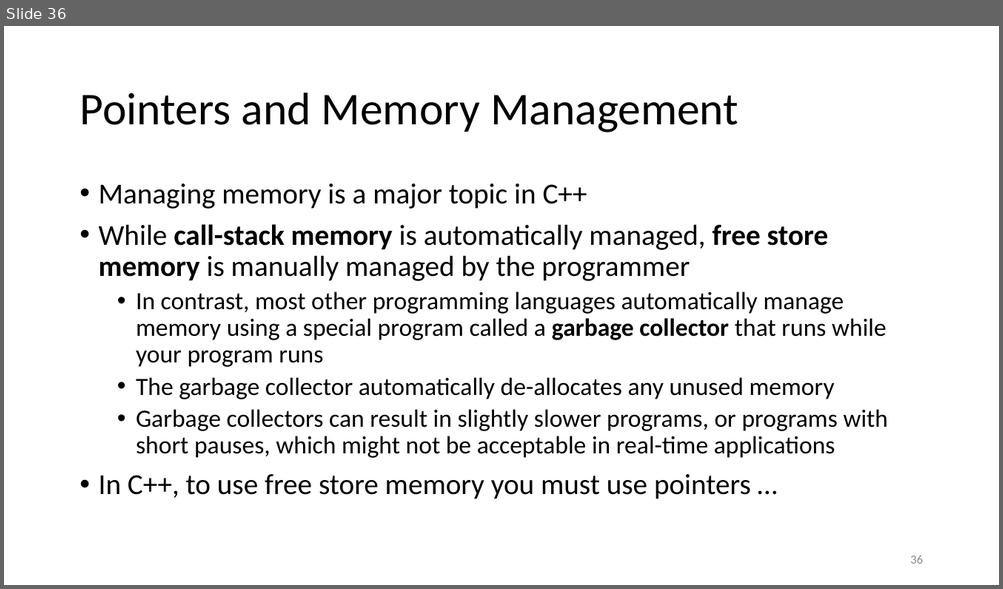
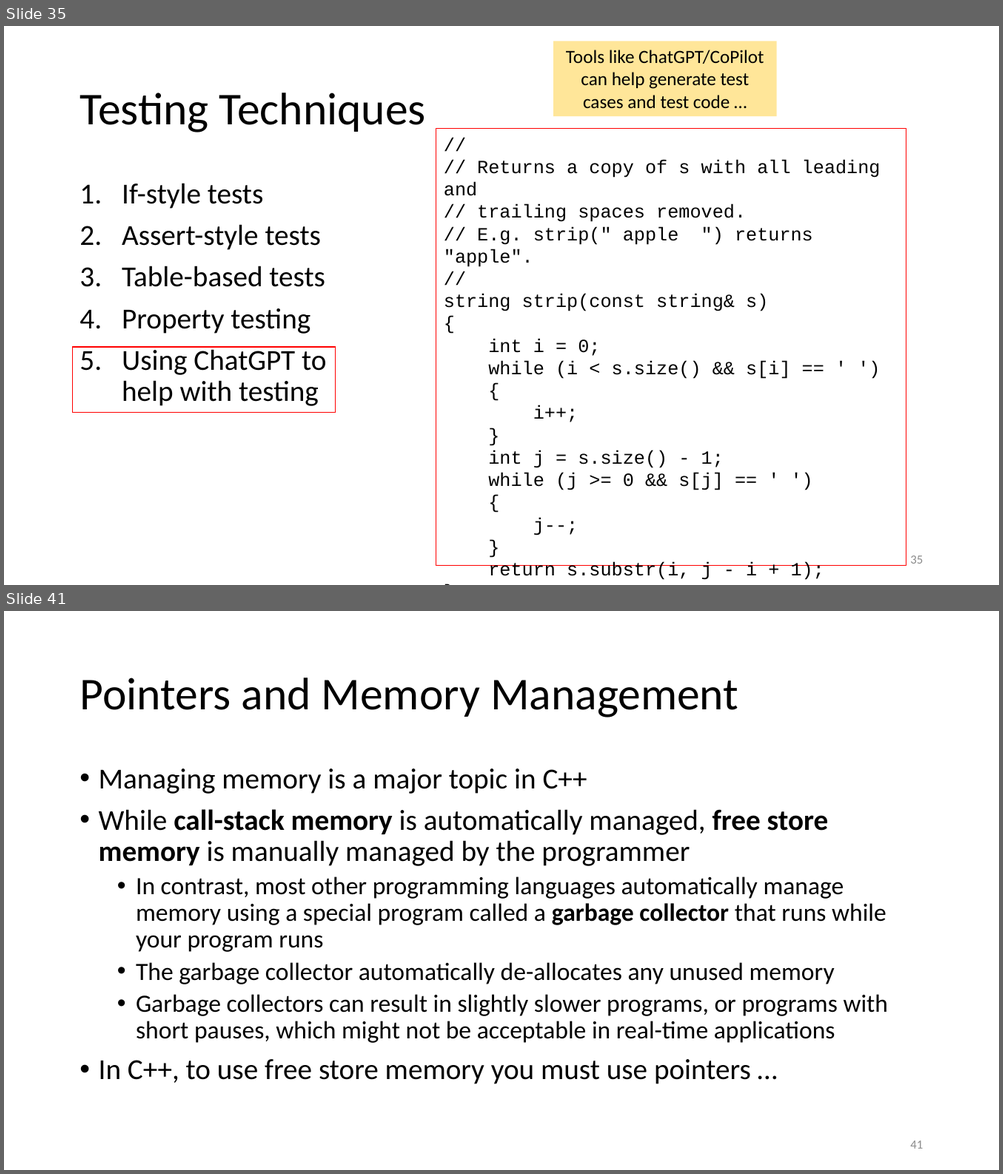
Before and after one commit to tjd1234/cmpt135spring2024, a slide deck: sample_code/week2/week2_cmpt135.pptx. Shown one above the other, each under a label of ours: slide 36 before the commit, slides 35 and 41 after it; the slides between them are not shown. The pictures are 1003x589 and 1003x1174 pixels, drawn with LibreOffice and Linux fonts; fonts in the diff are those of the drawing. Boxes give left, top, right and bottom in pixels: in the first picture for what was removed or moved away, otherwise in the second. Text is boxed around its words. In the diff, an @@ line names an element or a change of style, - is before the commit and + after.

```diff
--- a/sample_code/week2/week2_cmpt135.pptx
+++ b/sample_code/week2/week2_cmpt135.pptx
@@ slide 35 added at (4, 26, 999, 585), background #FFFFFF @@
@@ rectangle added at (553, 41, 777, 116), fill #FFE699, 18 pt, text #000000 @@
+Tools like ChatGPT/CoPilot can help generate test cases and test code …
@@ title added at (79, 93, 426, 133), 44 pt, text #000000 @@
+Testing Techniques
@@ rectangle added at (436, 129, 906, 566), outline #FF0000 0.75 pt, 18 pt, text #000000 @@
+//
+// Returns a copy of s with all leading and
+// trailing spaces removed.
+// E.g. strip(" apple ") returns "apple".
+//
+string strip(const string& s)
+{
+int i = 0;
+while (i < s.size() && s[i] == ' ')
+{
+i++;
+}
+int j = s.size() - 1;
+while (j >= 0 && s[j] == ' ')
+{
+j--;
+}
+return s.substr(i, j - i + 1);
+}
@@ text added at (122, 183, 326, 406), 28 pt, text #000000 @@
+1. If-style tests
+2. Assert-style tests
+3. Table-based tests
+4. Property testing
+5. Using ChatGPT to
+   help with testing
@@ rectangle added at (73, 348, 336, 413), outline #FF0000 1 pt @@
@@ page number added at (910, 556, 922, 564), 12 pt, text #8C8C8C @@
+35
@@ what was slide 36 is now slide 41 @@
@@ page number at (910, 1141, 922, 1149): text changed @@
-36
+41
```
Also in this commit, not shown: 1 slide changed, 4 other slides added.
